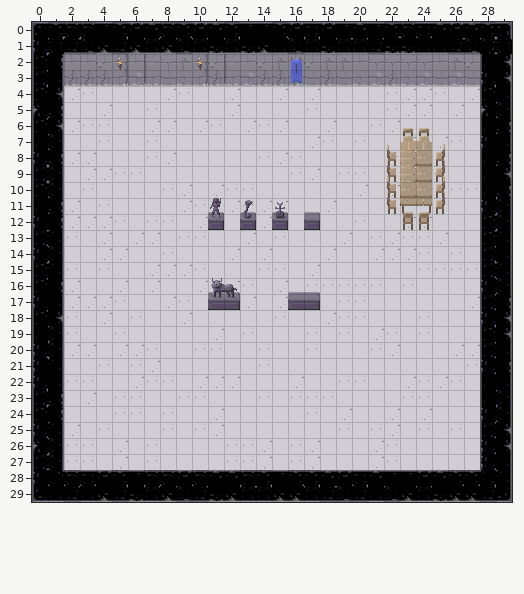
Tiled map (JSON) -- src/map/testMap.json. Above is the file before it was changed.
Cells are 16x16 px. Shown: x 0..29, y 0..29.
And afterwards:
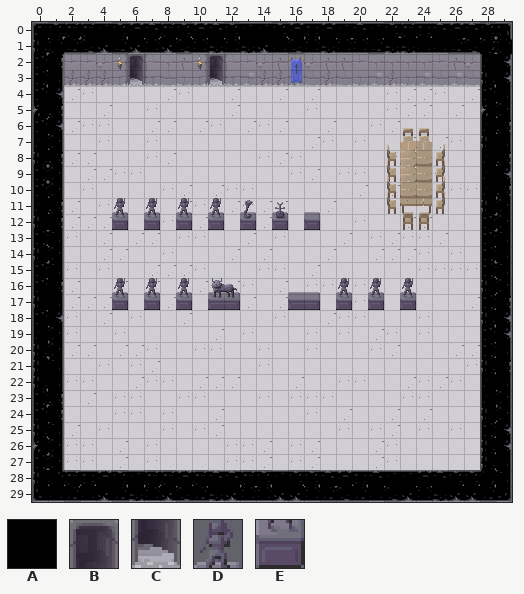
Key: from "tiles": A 33, B 296, C 328, D 464, E 496.
_ is an empty cell, . an unchanged one.
The edit:
--- layer "wall"
@@ x 5..9 @@
-12 _._._
+12 A.A.A
@@ x 5..23 @@
-17 _._._........._._._
+17 A.A.A.........A.A.A
--- layer "wall_decor"
@@ x 6..11 @@
- 2 _...._
- 3 _...._
+ 2 B....B
+ 3 C....C
--- layer "roof"
@@ x 5..9 @@
-11 _._._
-12 _._._
+11 D.D.D
+12 E.E.E
@@ x 5..23 @@
-16 _._._........._._._
-17 _._._........._._._
+16 D.D.D.........D.D.D
+17 E.E.E.........E.E.E
